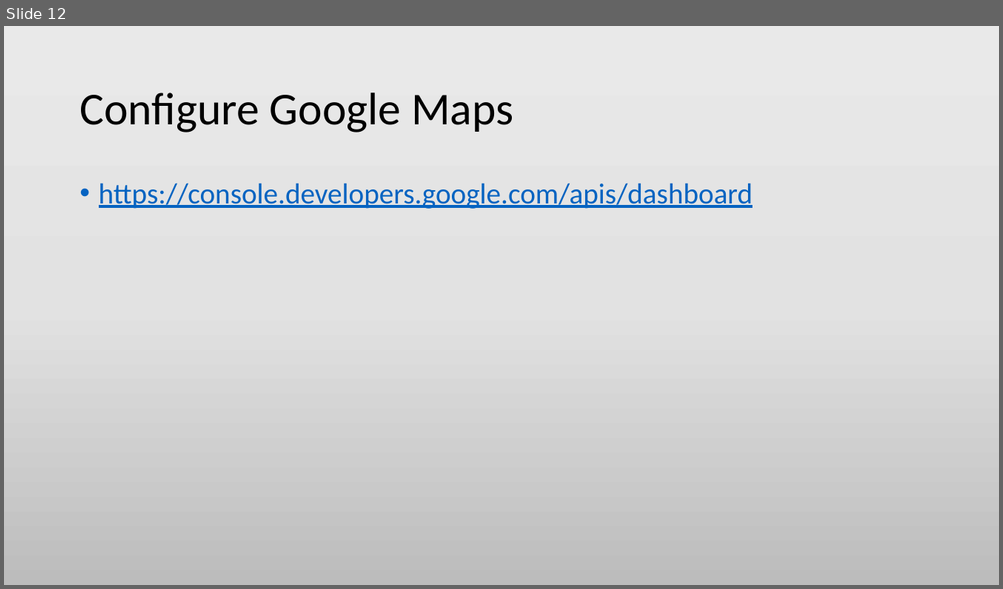
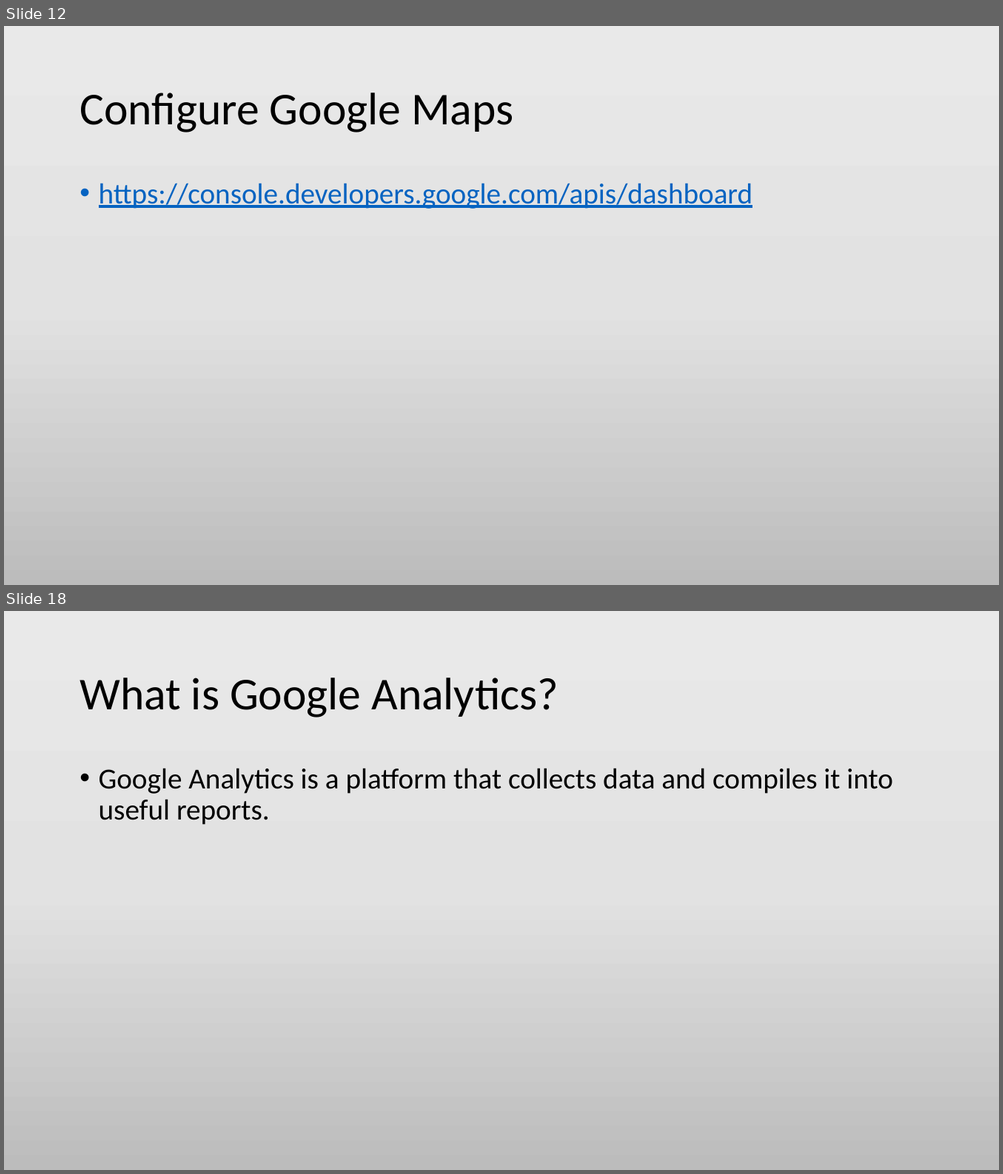
Before and after one commit to min-naing/Wordpress-Tuto-PowerPoint, a slide deck: 3. Building a Broucher Site.pptx. Shown one above the other, each under a label of ours: slide 12 before the commit, slides 12 and 18 after it; the slides between them are not shown. The pictures are 1003x589 and 1003x1174 pixels, drawn with LibreOffice and Linux fonts; fonts in the diff are those of the drawing. Boxes give left, top, right and bottom in pixels: in the first picture for what was removed or moved away, otherwise in the second. Text is boxed around its words. In the diff, an @@ line names an element or a change of style, - is before the commit and + after.

```diff
--- a/3. Building a Broucher Site.pptx
+++ b/3. Building a Broucher Site.pptx
@@ slide 18 added at (4, 611, 999, 1170), background gradient #EBEAEA to #E4E3E3 to #BDBCBC @@
@@ title added at (79, 678, 558, 718), 44 pt, text #000000 @@
+What is Google Analytics?
@@ text added at (99, 768, 893, 825), 28 pt, text #000000 @@
+• Google Analytics is a platform that collects data and compiles it into useful reports.
```
Also in this commit, not shown: 1 slide changed, 6 other slides added, 2 other files.
